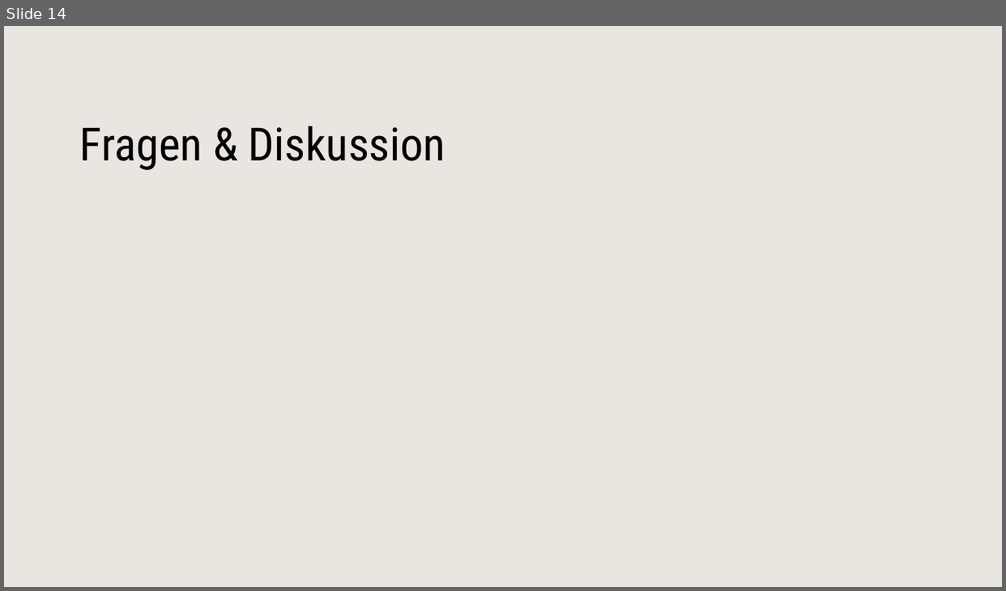
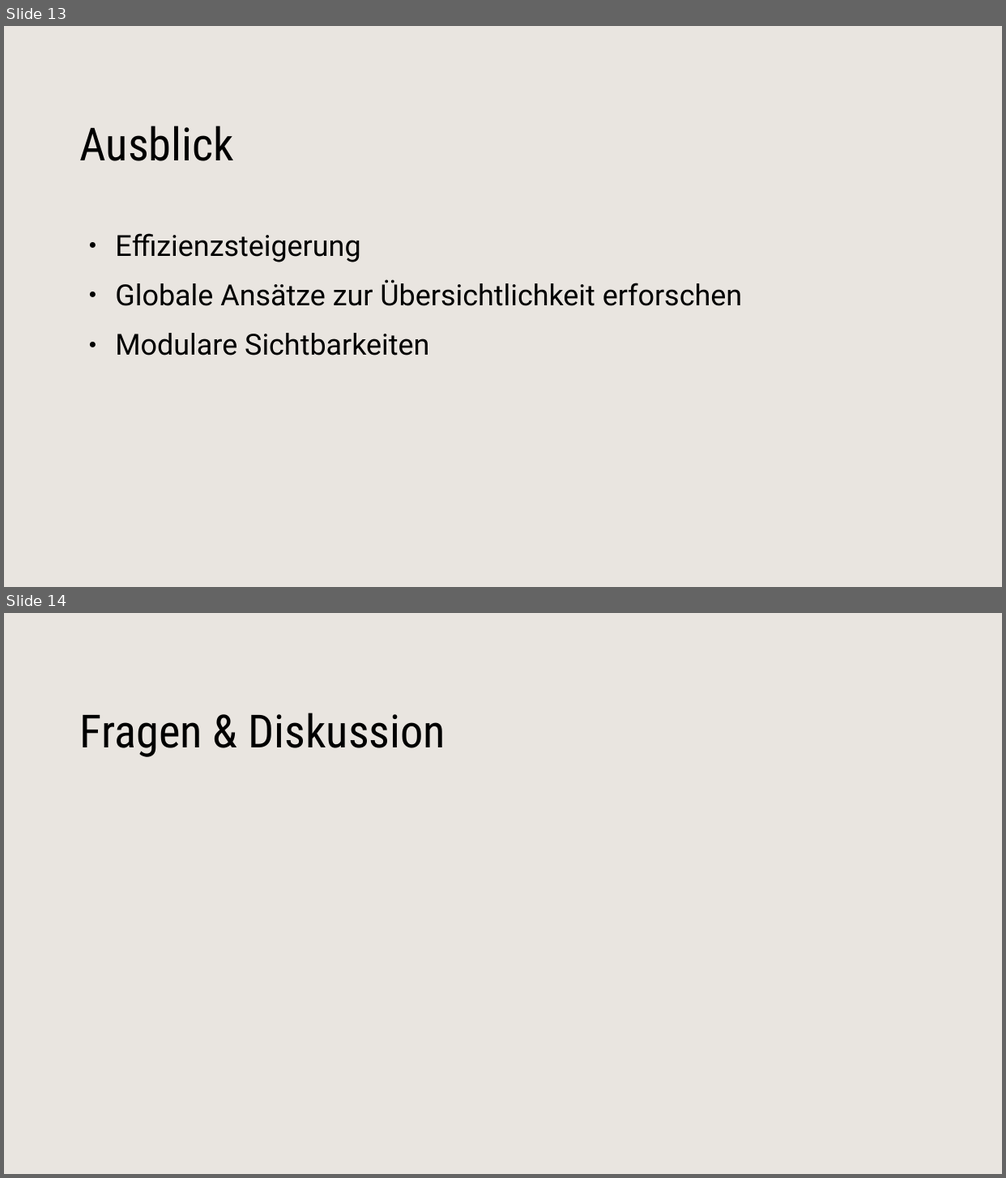
Before and after one commit to ZhRaL/MilitaryIdleGame, a slide deck: Skizzen/verteidigunspräsi.pptx. Shown one above the other, each under a label of ours: slide 14 before the commit, slides 13 and 14 after it. The pictures are 1006x591 and 1006x1178 pixels, drawn with LibreOffice and Linux fonts; fonts in the diff are those of the drawing; background and template pictures are left out. Boxes give left, top, right and bottom in pixels: in the first picture for what was removed or moved away, otherwise in the second. Text is boxed around its words. In the diff, an @@ line names an element or a change of style, - is before the commit and + after.

```diff
--- a/Skizzen/verteidigunspräsi.pptx
+++ b/Skizzen/verteidigunspräsi.pptx
@@ slide 13 added at (x1=4, y1=26, x2=1002, y2=587), background #FFFFFF; not listed: 1 template element that a slide beside it also shows @@
@@ text added at (x1=80, y1=126, x2=234, y2=161), 44 pt, text #000000 @@
+Ausblick
@@ text added at (x1=115, y1=233, x2=742, y2=356), 28 pt, text #000000 @@
+● Effizienzsteigerung
+● Globale Ansätze zur Übersichtlichkeit erforschen
+● Modulare Sichtbarkeiten
```
Also in this commit, not shown: 3 slides changed, 9 other slides added, 10 slides removed, 13 other files.
